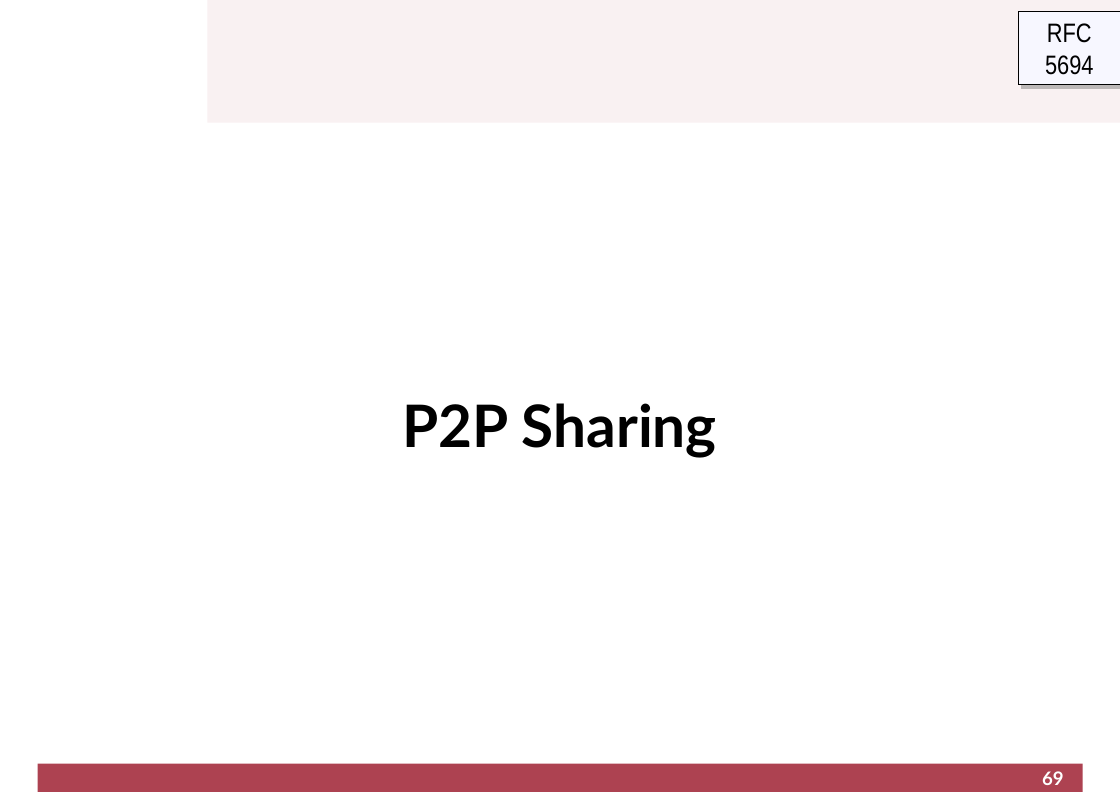
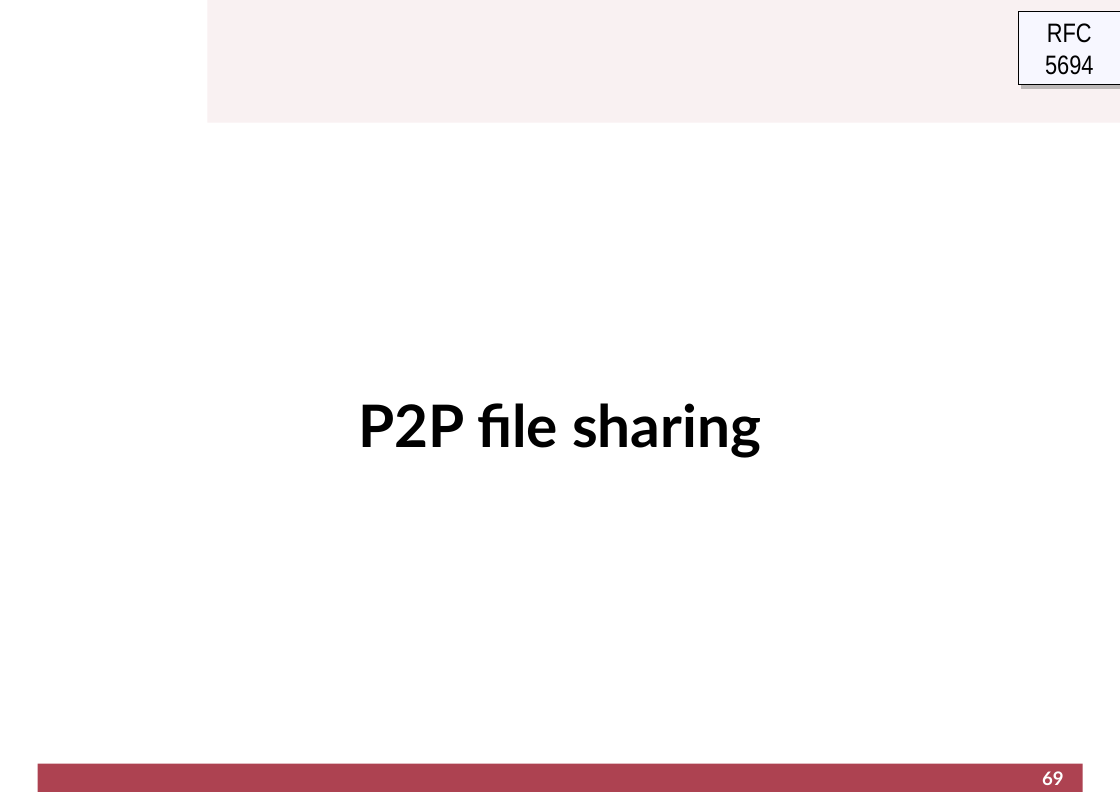
Before and after one commit to cletomartin/redes1, a slide deck: slide 69 of slides/application.odp. Drawn at 1120x792 pixels with LibreOffice and Linux fonts; fonts in the diff are those of the drawing; background and template pictures are left out. Boxes give left, top, right and bottom in pixels: in the first picture for what was removed or moved away, otherwise in the second. Text is boxed around its words. In the diff, an @@ line names an element or a change of style, - is before the commit and + after.

```diff
--- a/slides/application.odp
+++ b/slides/application.odp
@@ subtitle at <box>358,403,761,458</box>: text changed @@
-P2P Sharing
+P2P file sharing
```
Also in this commit, not shown: 11 other slides changed, 1 other file.
